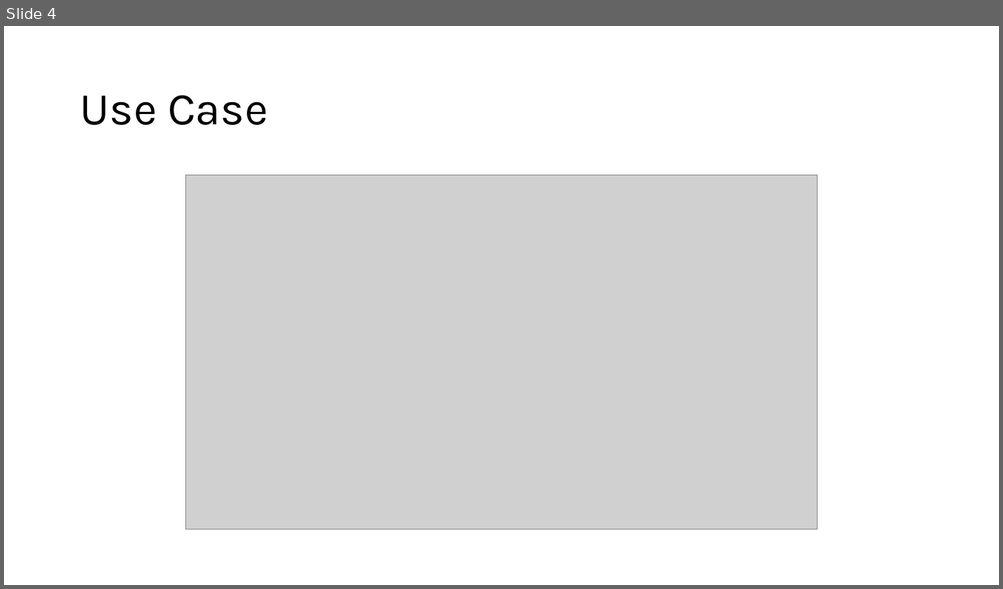
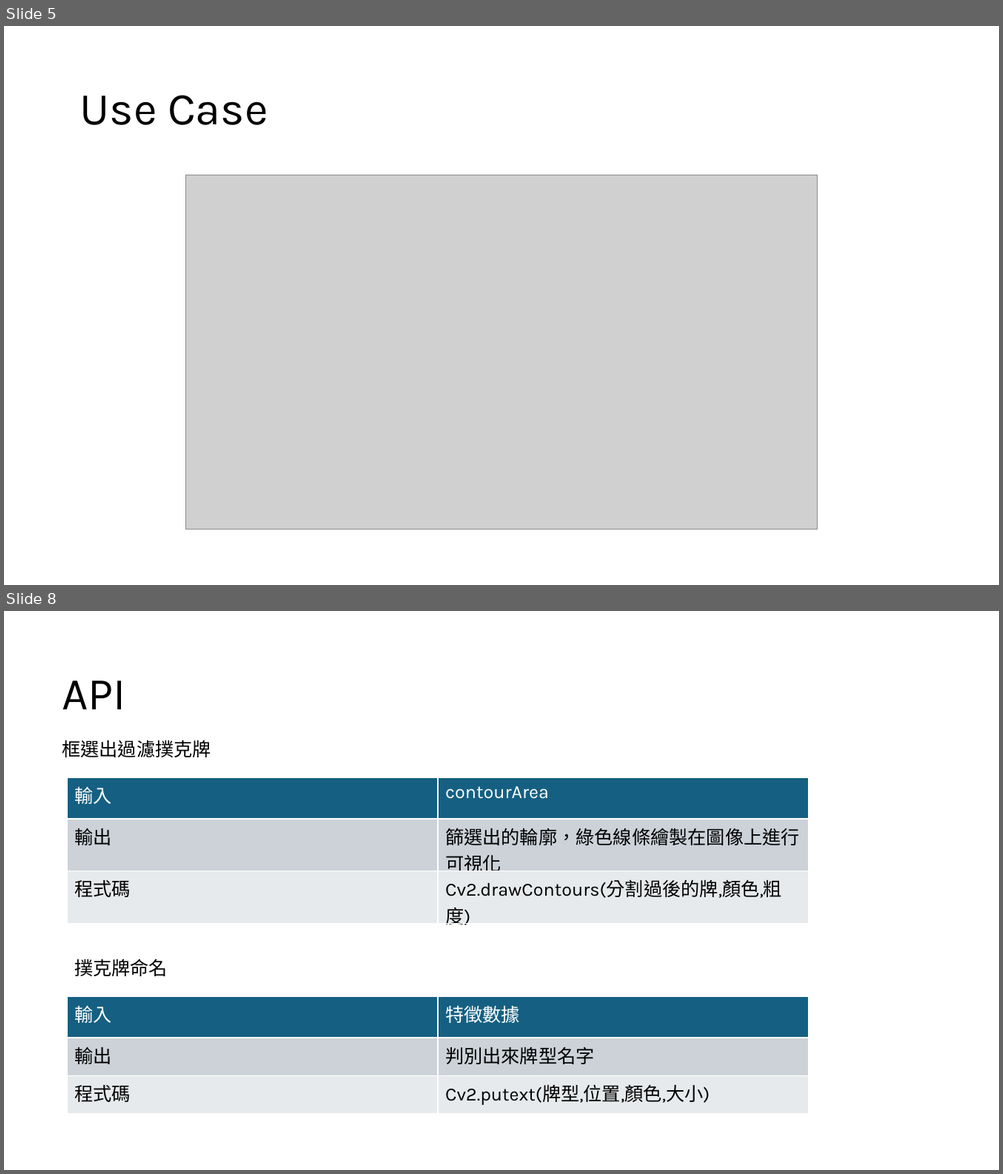
Before and after one commit to kennygnw/poker_detection_endterm, a slide deck: poker.pptx. Shown one above the other, each under a label of ours: slide 4 before the commit, slides 5 and 8 after it; the slides between them are not shown. The pictures are 1003x589 and 1003x1174 pixels, drawn with LibreOffice and Linux fonts; fonts in the diff are those of the drawing; grey boxes stand for pictures. Boxes give left, top, right and bottom in pixels: in the first picture for what was removed or moved away, otherwise in the second. Text is boxed around its words. In the diff, an @@ line names an element or a change of style, - is before the commit and + after.

```diff
--- a/poker.pptx
+++ b/poker.pptx
@@ slide 8 added at [4,611,999,1170], background #FFFFFF @@
@@ title added at [62,681,127,709], 44 pt, text #000000 @@
+API
@@ text added at [62,740,211,758], 18 pt, text #000000 @@
+框選出過濾撲克牌
@@ table added at [67,777,808,928], 3 rows, 2 columns @@
+輸入 | contourArea
+輸出 | 篩選出的輪廓，綠色線條繪製在圖像上進行可視化
+程式碼 | Cv2.drawContours(分割過後的牌,顏色,粗度)
@@ text added at [74,959,168,977], 18 pt, text #000000 @@
+撲克牌命名
@@ table added at [67,997,808,1115], 3 rows, 2 columns @@
+輸入 | 特徵數據
+輸出 | 判別出來牌型名字
+程式碼 | Cv2.putext(牌型,位置,顏色,大小)
@@ what was slide 4 is now slide 5 @@
```
Also in this commit, not shown: 1 slide changed, 6 other slides added, 1 other file.
